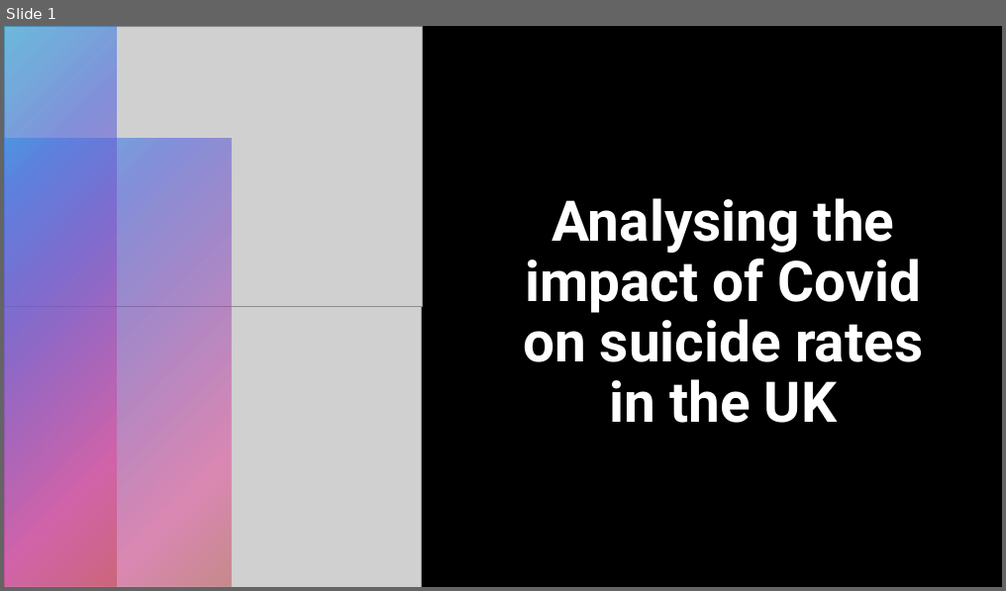
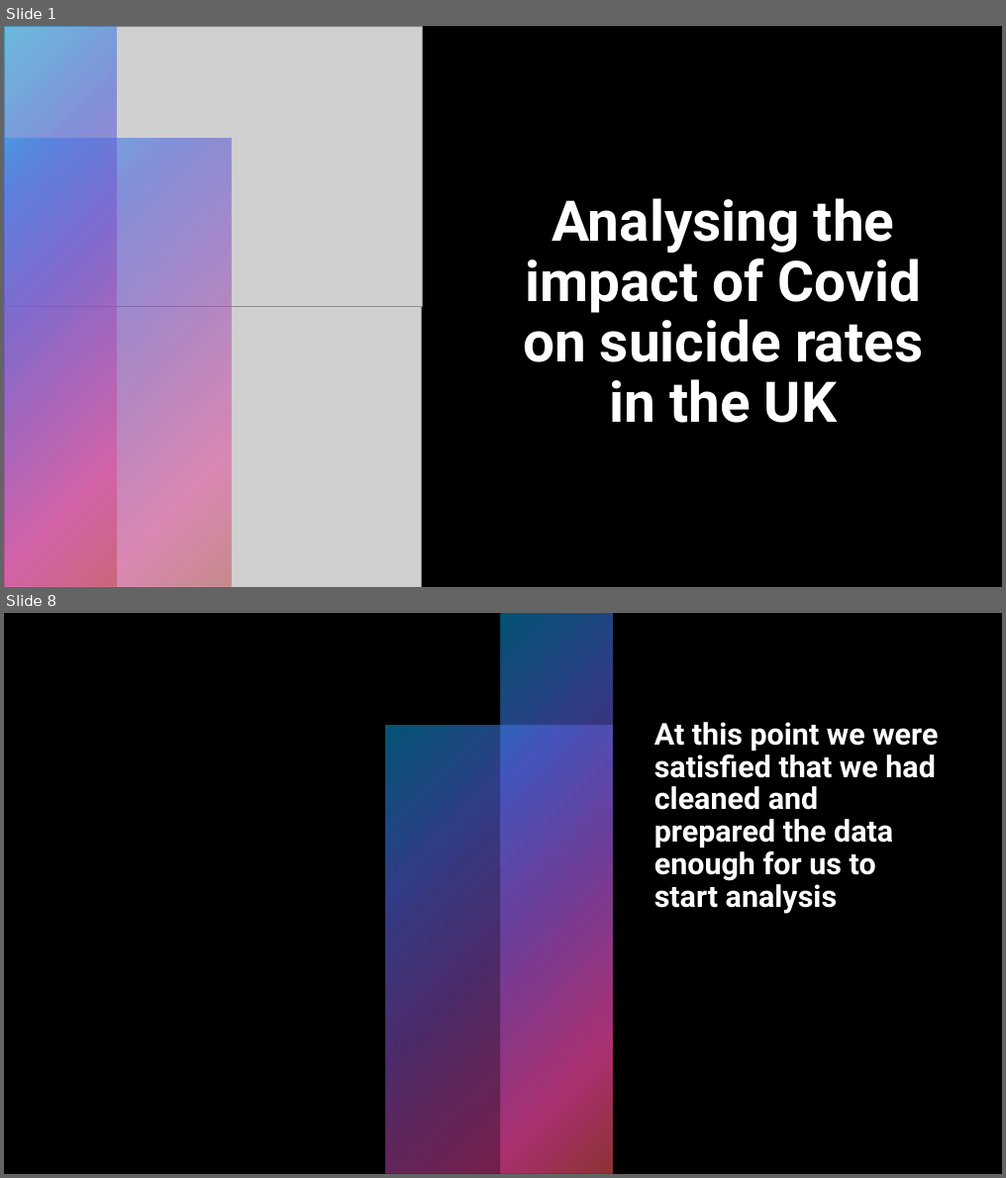
Before and after one commit to HJandu/Project_1_Covid19, a slide deck: Project 1 Presentation.pptx. Shown one above the other, each under a label of ours: slide 1 before the commit, slides 1 and 8 after it; the slides between them are not shown. The pictures are 1006x591 and 1006x1178 pixels, drawn with LibreOffice and Linux fonts; fonts in the diff are those of the drawing; grey boxes stand for pictures; background and template pictures are left out. Boxes give left, top, right and bottom in pixels: in the first picture for what was removed or moved away, otherwise in the second. Text is boxed around its words. In the diff, an @@ line names an element or a change of style, - is before the commit and + after.

```diff
--- a/Project 1 Presentation.pptx
+++ b/Project 1 Presentation.pptx
@@ slide 8 added at <box>4,613,1002,1174</box>, background picture (left out) @@
@@ rectangle added at <box>4,613,51,1174</box>, fill gradient #0BA5E8 to #5066E1 to #894EC0 to #E54196 to #BE4449 @@
@@ rectangle added at <box>4,613,116,1174</box>, fill gradient #0BA5E8 to #5066E1 to #894EC0 to #E54196 to #BE4449 @@
@@ rectangle added at <box>4,613,1002,1174</box>, fill #000000 @@
@@ rectangle added at <box>500,613,613,1174</box>, fill gradient #0BA5E8 to #5066E1 to #894EC0 to #E54196 to #BE4449 @@
@@ rectangle added at <box>613,613,1002,1174</box>, fill #000000 at 85% opacity @@
@@ rectangle added at <box>4,660,97,1174</box>, fill gradient #0BA5E8 to #5066E1 to #894EC0 to #E54196 to #BE4449 @@
@@ rectangle added at <box>4,725,231,1174</box>, fill gradient #0BA5E8 to #5066E1 to #894EC0 to #E54196 to #BE4449 @@
@@ rectangle added at <box>386,725,613,1174</box>, fill gradient #0BA5E8 to #5066E1 to #894EC0 to #E54196 to #BE4449 @@
@@ title added at <box>654,722,938,914</box>, 29 pt, text #FFFFFF, bold @@
+At this point we were satisfied that we had cleaned and prepared the data enough for us to start analysis
```
Also in this commit, not shown: 22 other slides added.
